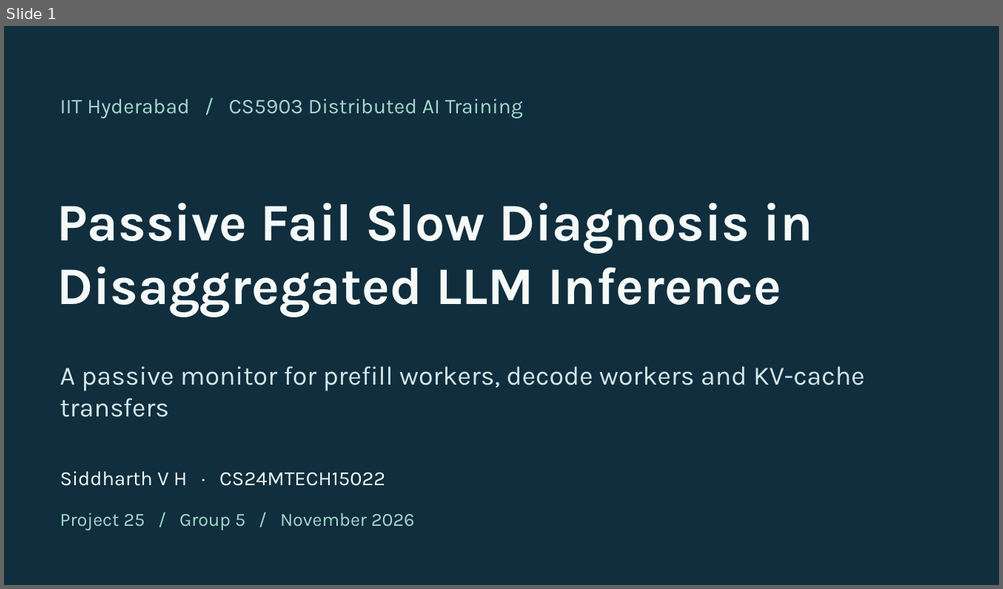
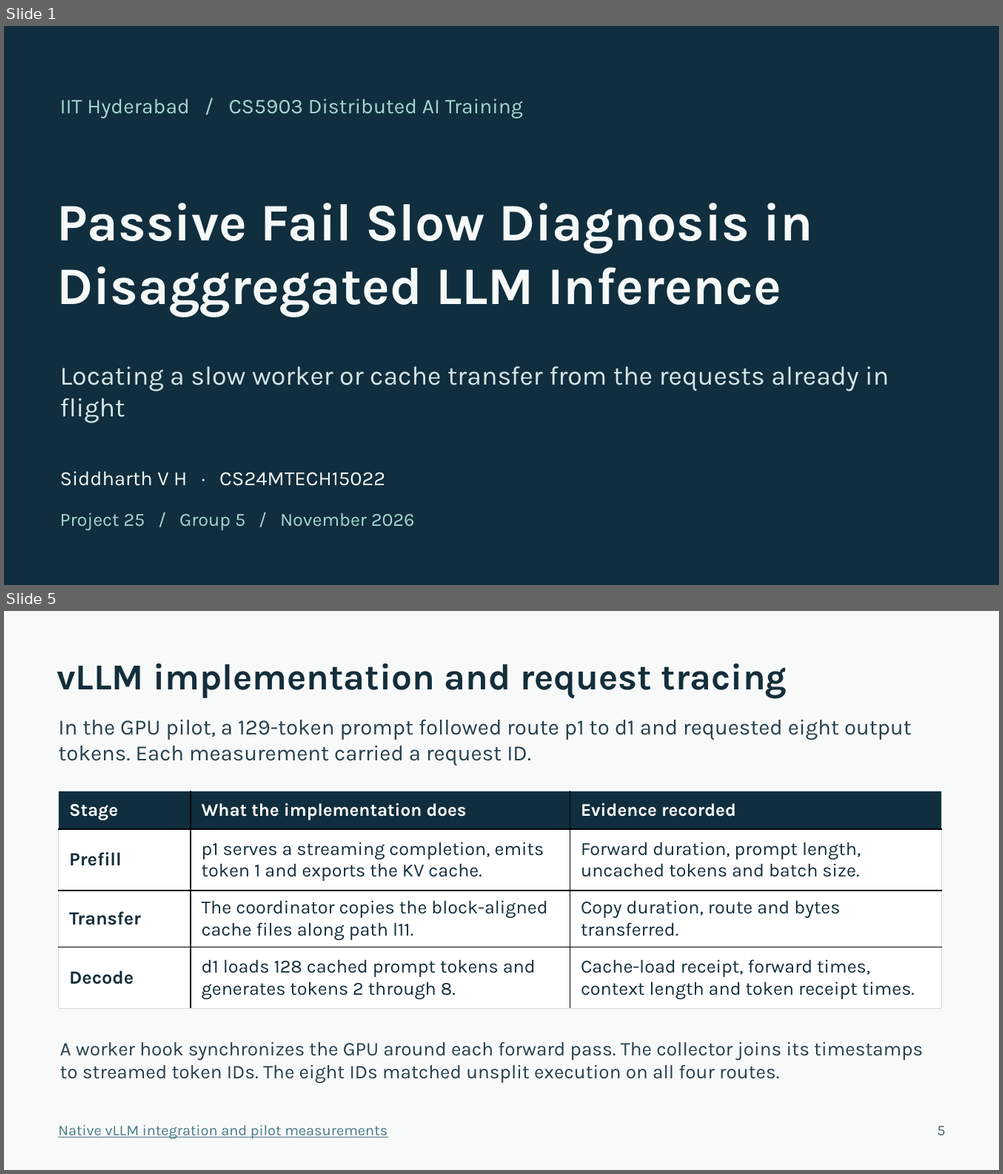
Before and after one commit to sid15022/DAT-CS5903, a slide deck: docs/Final_Project_Presentation.pptx. Shown one above the other, each under a label of ours: slide 1 before the commit, slides 1 and 5 after it; the slides between them are not shown. The pictures are 1003x589 and 1003x1174 pixels, drawn with LibreOffice and Linux fonts; fonts in the diff are those of the drawing. Boxes give left, top, right and bottom in pixels: in the first picture for what was removed or moved away, otherwise in the second. Text is boxed around its words. In the diff, an @@ line names an element or a change of style, - is before the commit and + after.

```diff
--- a/docs/Final_Project_Presentation.pptx
+++ b/docs/Final_Project_Presentation.pptx
@@ slide 5 added at [4,611,999,1170], background #F8FAF9 @@
@@ text added at [57,664,787,698], 35.2 pt, text #142E3B, bold @@
+vLLM implementation and request tracing
@@ text added at [58,719,911,766], 21 pt, text #263F4C @@
+In the GPU pilot, a 129-token prompt followed route p1 to d1 and requested eight output tokens. Each measurement carried a request ID.
@@ table added at [59,792,941,1009], 4 rows, 3 columns @@
+Stage | What the implementation does | Evidence recorded
+Prefill | p1 serves a streaming completion, emits token 1 and exports the KV cache. | Forward duration, prompt length, uncached tokens and batch size.
+Transfer | The coordinator copies the block-aligned cache files along path l11. | Copy duration, route and bytes transferred.
+Decode | d1 loads 128 cached prompt tokens and generates tokens 2 through 8. | Cache-load receipt, forward times, context length and token receipt times.
@@ text added at [60,1042,922,1084], 18.8 pt, text #263F4C @@
+A worker hook synchronizes the GPU around each forward pass. The collector joins its timestamps to streamed token IDs. The eight IDs matched unsplit execution on all four routes.
@@ text added at [58,1125,387,1139], 14.2 pt, text #467886, underline @@
+Native vLLM integration and pilot measurements
@@ text added at [936,1126,945,1136], 14.2 pt, text #4B6370 @@
+5
@@ slide 1 changed as well @@
@@ text at [60,366,888,423]: text changed @@
-A passive monitor for prefill workers, decode workers and KV-cache transfers
+Locating a slow worker or cache transfer from the requests already in flight
```
Also in this commit, not shown: 11 other slides changed, 2 other slides added.
